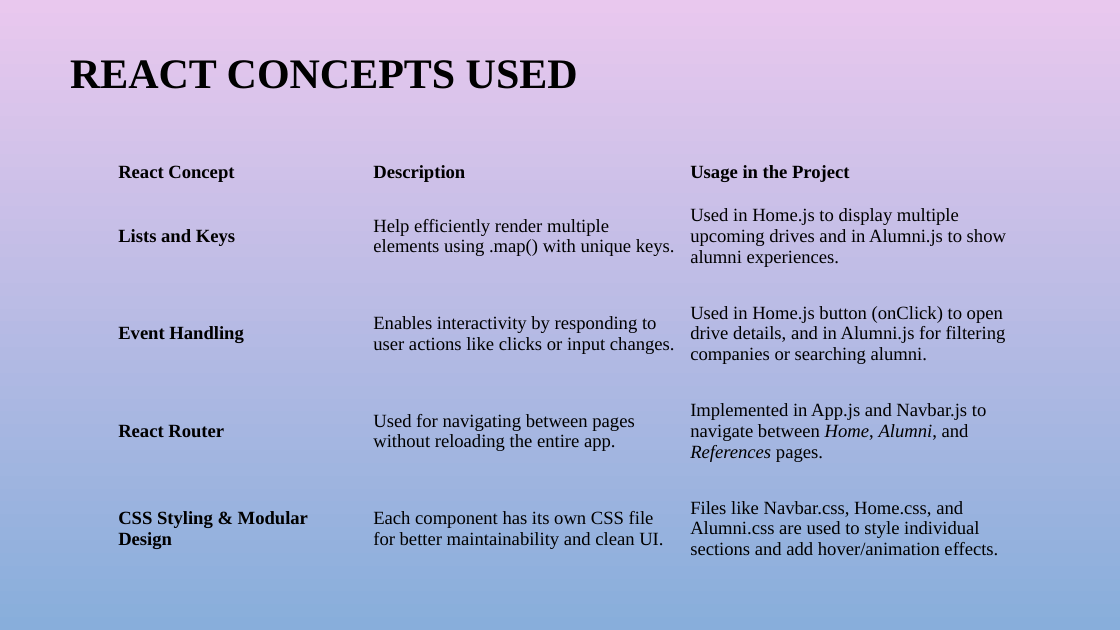
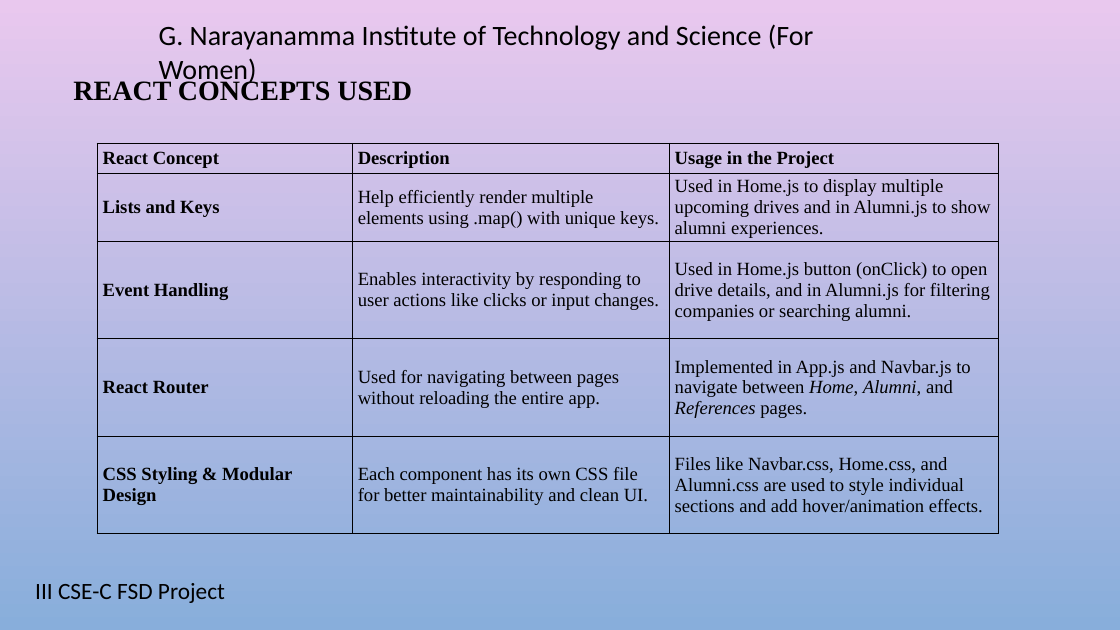
Before and after one commit to AkhilaS17/PlacePrepPortal, a slide deck: slide 4 of Placeprep.pptx. Drawn at 1120x630 pixels with LibreOffice and Linux fonts; fonts in the diff are those of the drawing; background and template pictures are left out. Boxes give left, top, right and bottom in pixels: in the first picture for what was removed or moved away, otherwise in the second. Text is boxed around its words. In the diff, an @@ line names an element or a change of style, - is before the commit and + after.

```diff
--- a/Placeprep.pptx
+++ b/Placeprep.pptx
@@ text added at box(159, 24, 813, 86), 24 pt, text #000000 @@
+G. Narayanamma Institute of Technology and Science (For Women)
@@ title "REACT CONCEPTS USED": place and size @@
-title "REACT CONCEPTS USED" at box(70, 60, 578, 89)
+title "REACT CONCEPTS USED" at box(73, 78, 412, 101)
@@ title "REACT CONCEPTS USED" at box(73, 78, 412, 101): size 36 to 24 pt @@
@@ table at box(97, 144, 999, 539) @@
@@ borders changed @@
@@ table: place and size @@
-table at box(113, 157, 1014, 577)
+table at box(97, 144, 999, 539)
@@ text added at box(35, 583, 225, 603), 20 pt, text #000000 @@
+III CSE-C FSD Project
```
Also in this commit, not shown: 12 other slides changed.
